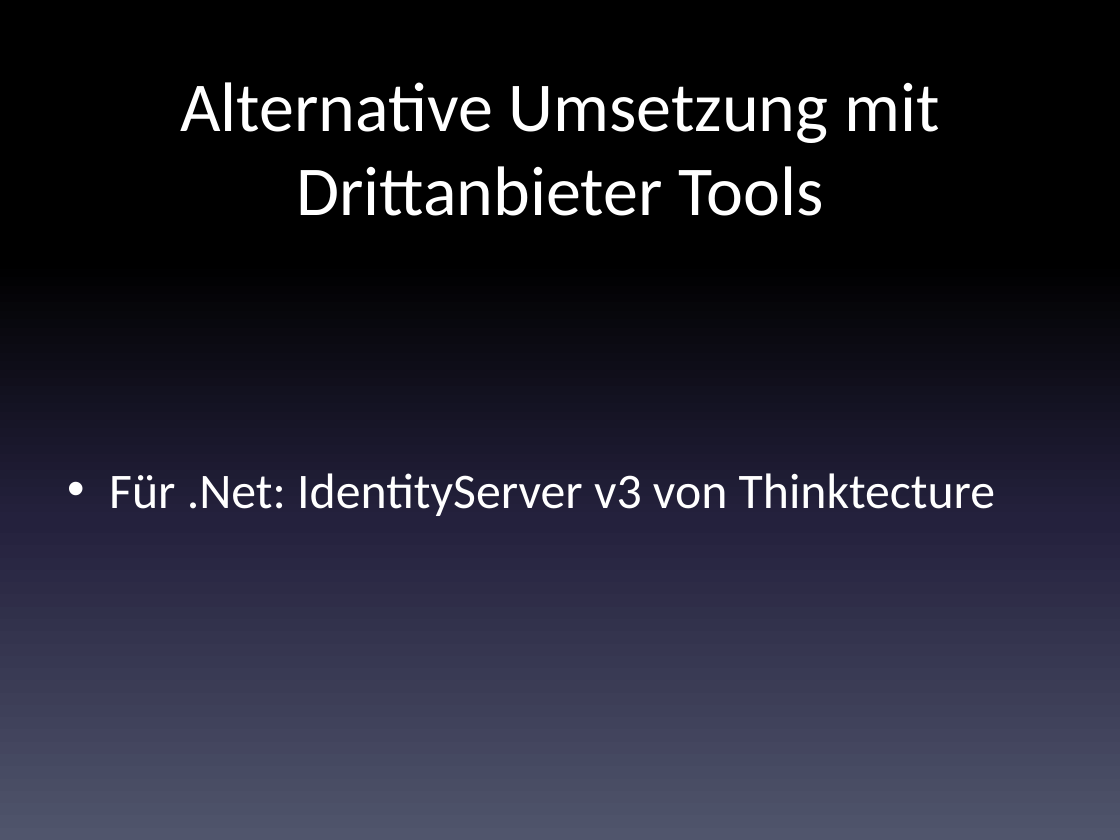
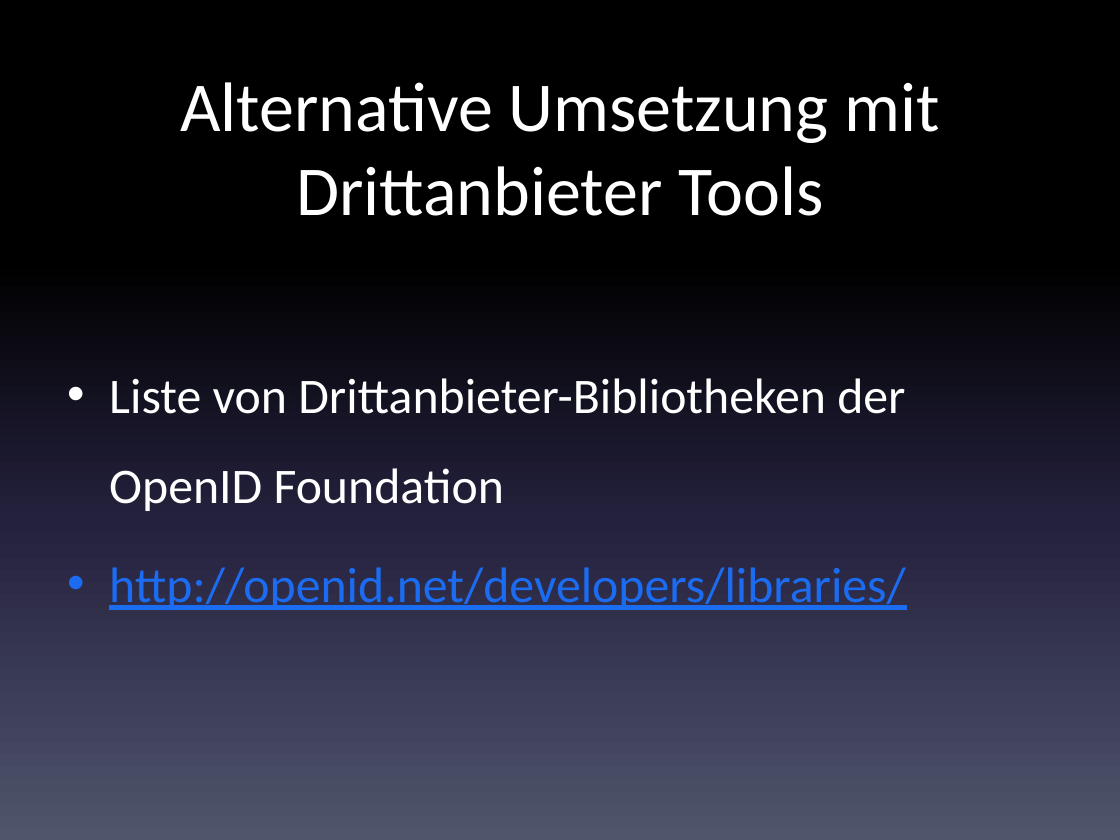
Before and after one commit to code-nirvana/oauth2_opidc_dwx2014, a slide deck: slide 110 of OAuth2_OpenIdConnect.pptx (slide 130 before the commit). Drawn at 1120x840 pixels with LibreOffice and Linux fonts; fonts in the diff are those of the drawing. Boxes give left, top, right and bottom in pixels: in the first picture for what was removed or moved away, otherwise in the second. Text is boxed around its words. In the diff, an @@ line names an element or a change of style, - is before the commit and + after.

```diff
--- a/OAuth2_OpenIdConnect.pptx
+++ b/OAuth2_OpenIdConnect.pptx
@@ text at (x1=109, y1=378, x2=906, y2=610): text changed @@
-• Für .Net: IdentityServer v3 von Thinktecture
+• Liste von Drittanbieter-Bibliotheken der OpenID Foundation
+• http://openid.net/developers/libraries/
```
Also in this commit, not shown: 24 other slides changed, 2 slides added, 22 slides removed.
